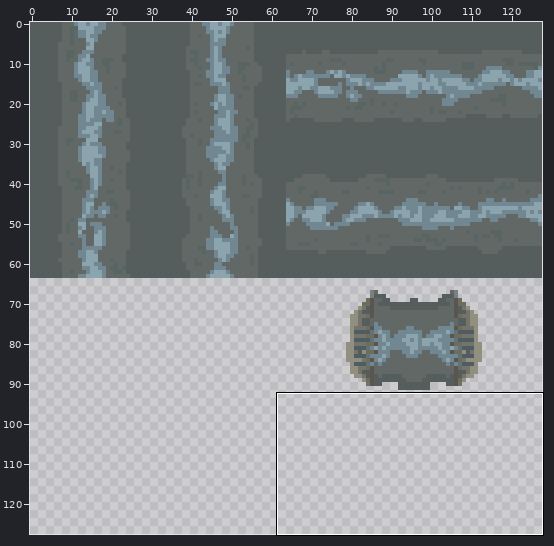
A sprite sheet gets an edit: Design Studio Game/assets/tiles/pipes_x1_lower.png. Above, an overview of the earlier version with the close-up marked.
Close-up. Before:
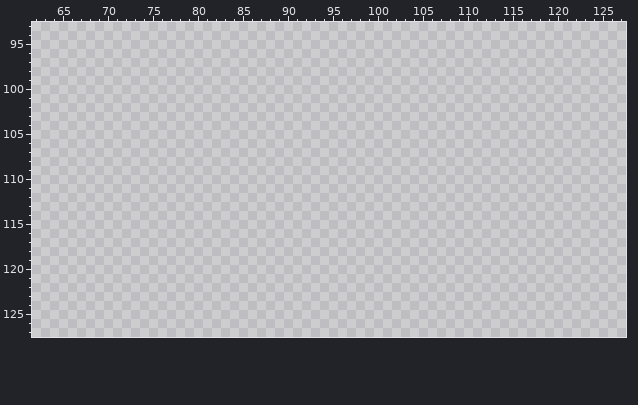
The file is 128x128 pixels. Shown: x 62..127, y 93..127.
Once edited:
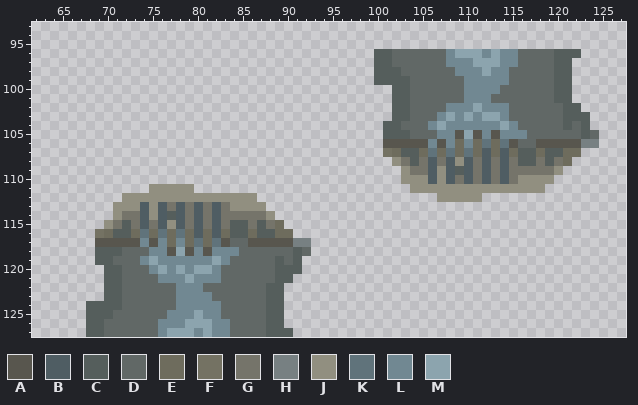
Palette (. is transparent): A #58564e  B #4f5d63  C #555e5c  D #616866  E #6e6c5d  F #747263  G #75746a  H #778082  J #918f80  K #60737b  L #718892  M #8ca4ae
Change:
Changed rows in their new state; - is an unchanged pixel.
first column x 68:
 96 --------------------------------CCDDDDDDLMMMLMLLDDDDCCC--
 97 --------------------------------CCDDDDDDLLLMMMLLDDDDCC---
 98 --------------------------------CCCDDDDDDLLLMLLDDDDDCC---
 99 --------------------------------CCCCDDDDDDLLLLLDDDDDCC---
100 ----------------------------------CCDDDDDDLLLLDDDDDDCC---
101 ----------------------------------CCDDDDDDLLLDDDDDDDCC---
102 ----------------------------------CCDDDDLLLMLLLDDDDDDCC--
103 ----------------------------------CCDDDLMLMLMMLDDDDDDCCC-
104 ---------------------------------CCDDDLMLLLLLLMLDDDDDCDC-
105 ---------------------------------CCCDDDLLAMALALLLDDDDDDCD
106 ---------------------------------AAAAALALELEKEKADDAAAAAHH
107 ---------------------------------FECCEKEKEKEBEBECCECCEE--
108 ----------------------------------JGCGBGBJBGBGBGCCGCGE---
109 -----------------------------------JGGBJBCBGBGBGGGGGJ----
110 -----------------------------------JJJBJBGBGBGBGJJJJ-----
111 -------JJJJJ------------------------JJJJJJJJJJJJJJJ------
112 ----JJJJJJJJJJJJJJJ--------------------JJJJJ-------------
113 ---JJJBJBGBGBGBGJJJJ-------------------------------------
114 ---JGGBJBCBGBGBGGGGGJ------------------------------------
115 --JGCGBGBJBGBGBGCCGCGE-----------------------------------
116 -FECCEKEKEKEBEBECCECCEE----------------------------------
117 -AAAAALALELEKEKADDAAAAAHH--------------------------------
118 -CCCDDDLLAMALALLLDDDDDDCD--------------------------------
119 -CCDDDLMLLLLLLMLDDDDDCDC---------------------------------
120 --CCDDDLMLMLMMLDDDDDDCCC---------------------------------
121 --CCDDDDLLLMLLLDDDDDDCC----------------------------------
122 --CCDDDDDDLLLDDDDDDDCC-----------------------------------
123 --CCDDDDDDLLLLDDDDDDCC-----------------------------------
124 CCCCDDDDDDLLLLLDDDDDCC-----------------------------------
125 CCCDDDDDDLLLMLLDDDDDCC-----------------------------------
126 CCDDDDDDLLLMMMLLDDDDCC-----------------------------------
127 CCDDDDDDLMMMLMLLDDDDCCC----------------------------------
